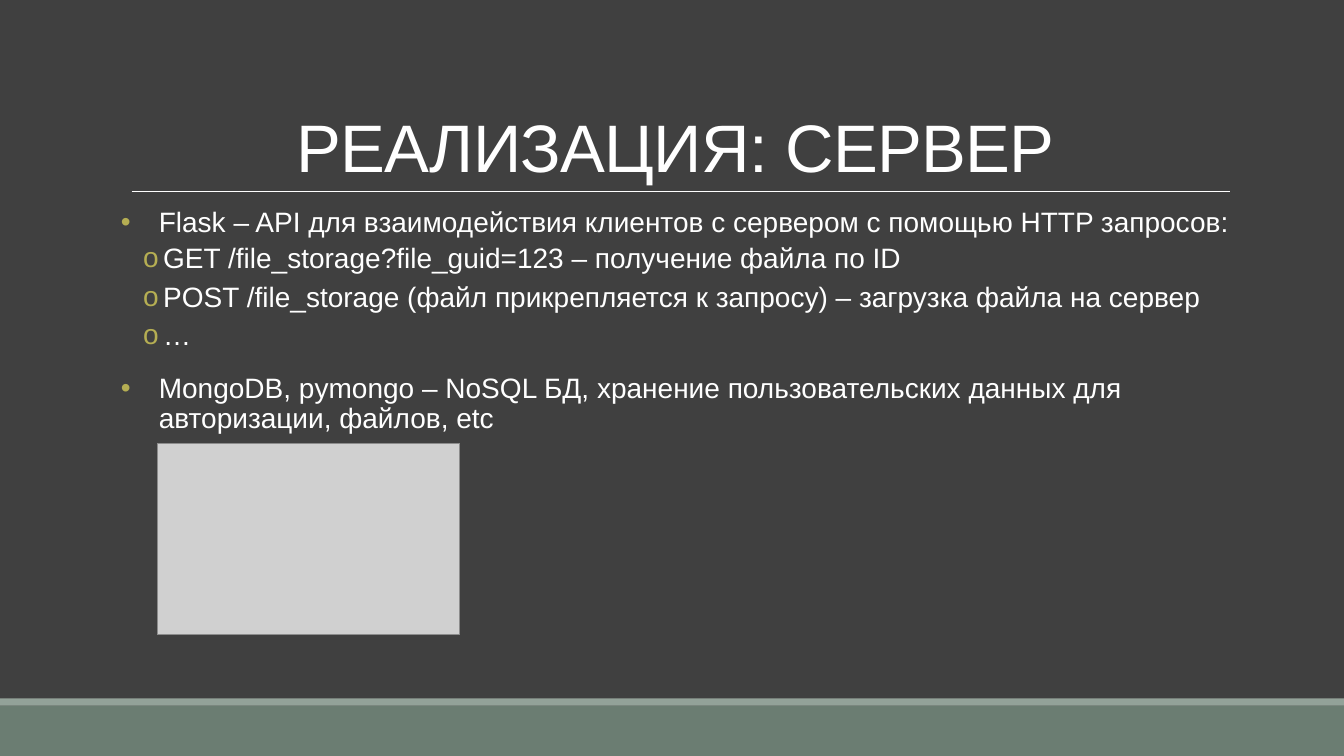
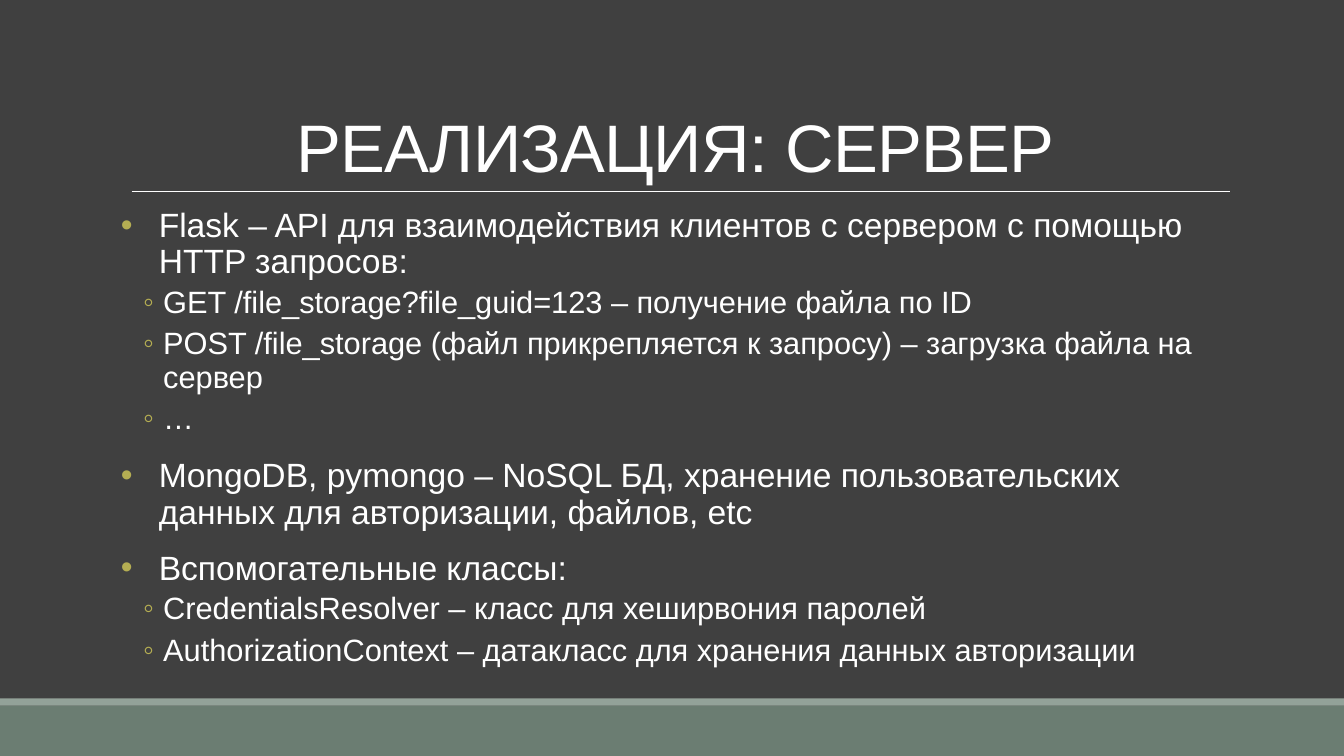
Before and after one commit to TrixiS/lolder, a slide deck: slide 3 of lolder.pptx. Drawn at 1344x756 pixels with LibreOffice and Linux fonts; fonts in the diff are those of the drawing; grey boxes stand for pictures. Boxes give left, top, right and bottom in pixels: in the first picture for what was removed or moved away, otherwise in the second. Text is boxed around its words. In the diff, an @@ line names an element or a change of style, - is before the commit and + after.

```diff
--- a/lolder.pptx
+++ b/lolder.pptx
@@ text at (159, 212, 1192, 531): size 20 to 24 pt in "Flask – API для взаимодействия клиентов с ...", "MongoDB, pymongo – NoSQL БД, хранение пользовательских ..."; size 20 to 22 pt in "GET /file_storage?file_guid=123 – получение файла по ID", "POST /file_storage (файл прикрепляется к запросу) – ...", "…"; bullet o to ◦ @@
@@ picture removed at (157, 444, 460, 635) @@
@@ text at (159, 557, 926, 662): paragraphs added @@
+• Вспомогательные классы:
+  ◦ CredentialsResolver – класс для хеширвония паролей
+  ◦ AuthorizationContext – датакласс для хранения данных авторизации
```
Also in this commit, not shown: 2 other slides changed.
